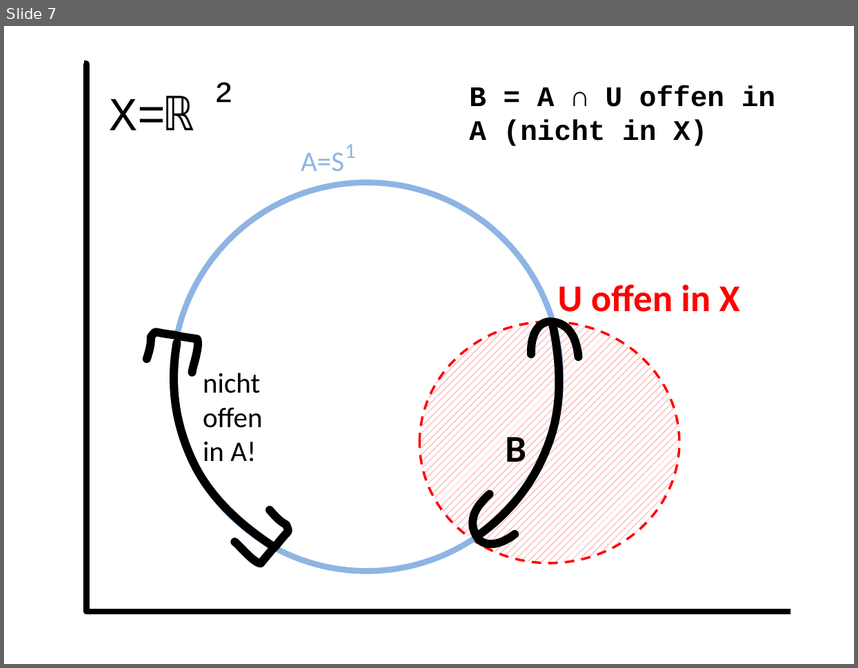
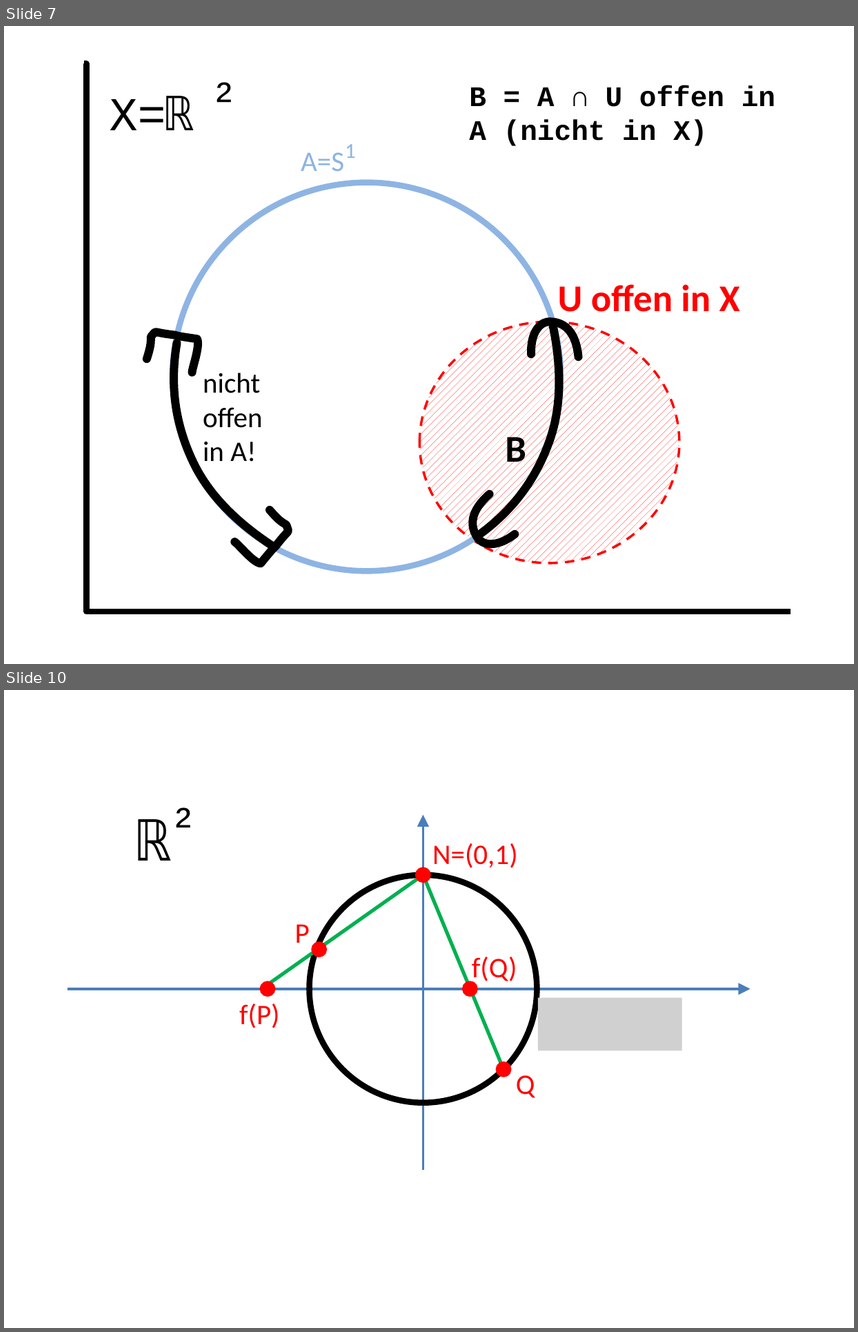
Before and after one commit to lutteropp/GeoTopo, a slide deck: images/Bilder.pptx. Shown one above the other, each under a label of ours: slide 7 before the commit, slides 7 and 10 after it; the slides between them are not shown. The pictures are 858x668 and 858x1332 pixels, drawn with LibreOffice and Linux fonts; fonts in the diff are those of the drawing; grey boxes stand for pictures. Boxes give left, top, right and bottom in pixels: in the first picture for what was removed or moved away, otherwise in the second. Text is boxed around its words. In the diff, an @@ line names an element or a change of style, - is before the commit and + after.

```diff
--- a/images/Bilder.pptx
+++ b/images/Bilder.pptx
@@ slide 10 added at box(4, 690, 854, 1328), background #FFFFFF @@
@@ group added at box(67, 807, 751, 1170): 7 texts, 6 ellipses, 2 arrows, 2 lines, 1 picture @@
+N=(0,1)
+f(P)
+f(Q)
+P
+Q
+ℝ
+²
```
Also in this commit, not shown: 5 other slides added, 5 slides removed, 11 other files.
